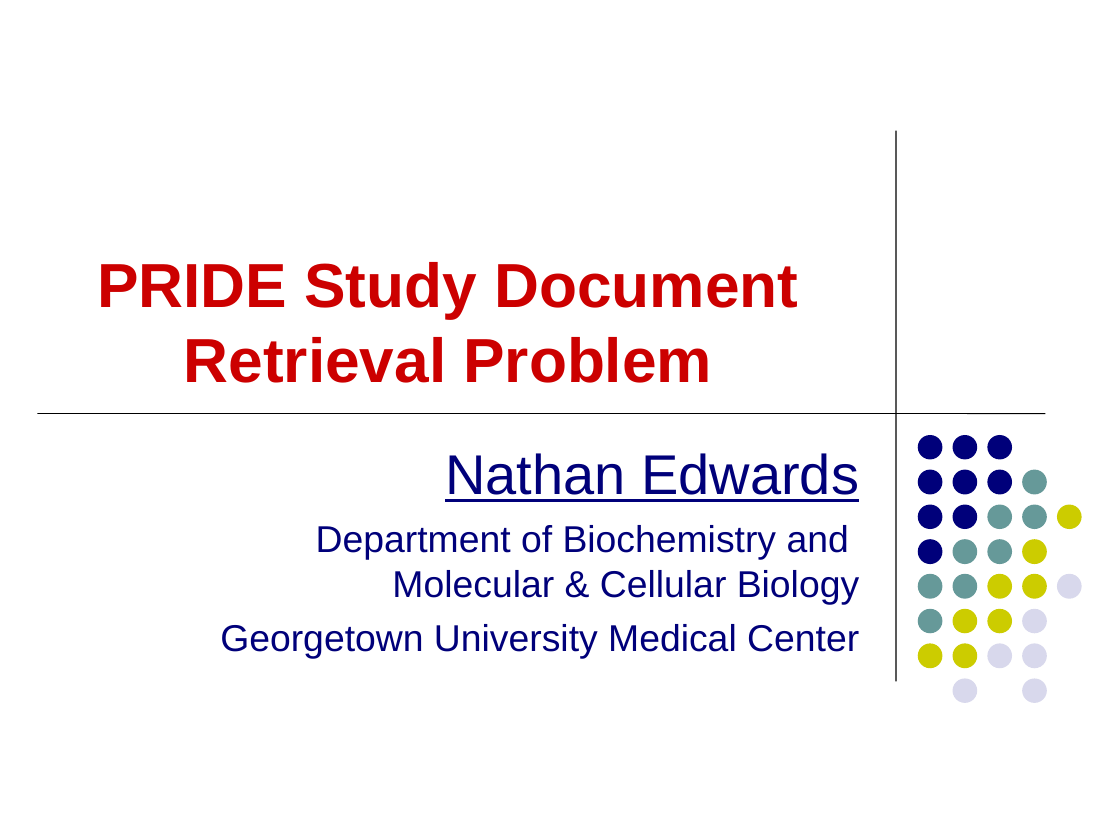
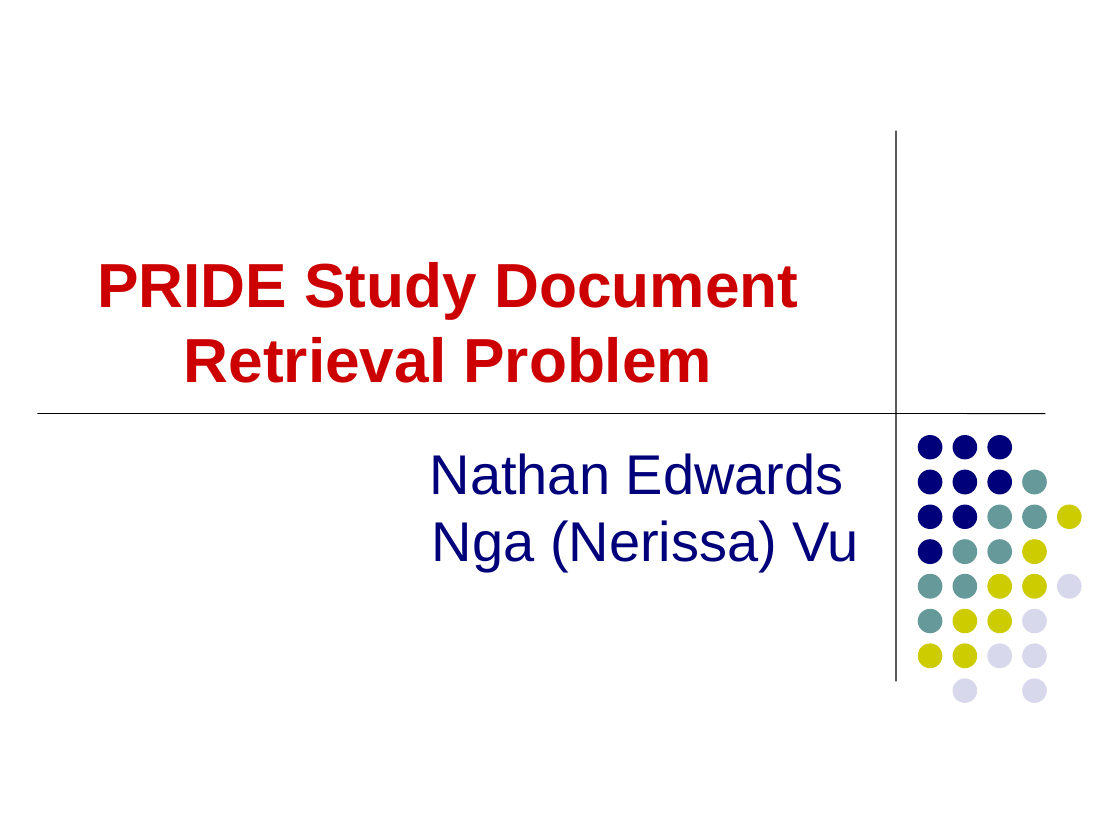
Before and after one commit to EdwardsLabProjects/pride-study-retrieval-cofest-2026, a slide deck: slide 1 of PRIDE Study Retrieval - CoFest 2026 - Final.ppt. Drawn at 1120x840 pixels with LibreOffice and Linux fonts; fonts in the diff are those of the drawing; background and template pictures are left out. Boxes give left, top, right and bottom in pixels: in the first picture for what was removed or moved away, otherwise in the second. Text is boxed around its words. In the diff, an @@ line names an element or a change of style, - is before the commit and + after.

```diff
--- a/PRIDE Study Retrieval - CoFest 2026 - Final.ppt
+++ b/PRIDE Study Retrieval - CoFest 2026 - Final.ppt
@@ subtitle at [430, 453, 859, 571]: text changed; size 24 to 36 pt @@
-Nathan Edwards
-Department of Biochemistry and
-Molecular & Cellular Biology
-Georgetown University Medical Center
+Nathan Edwards
+Nga (Nerissa) Vu
```
